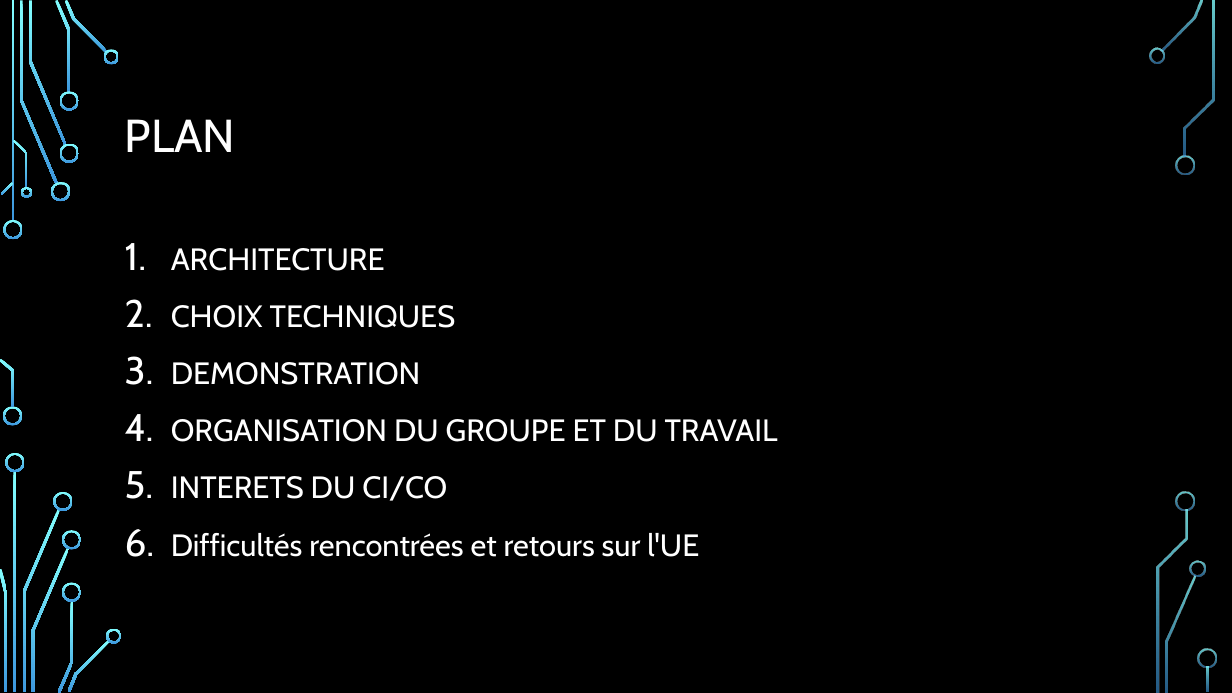
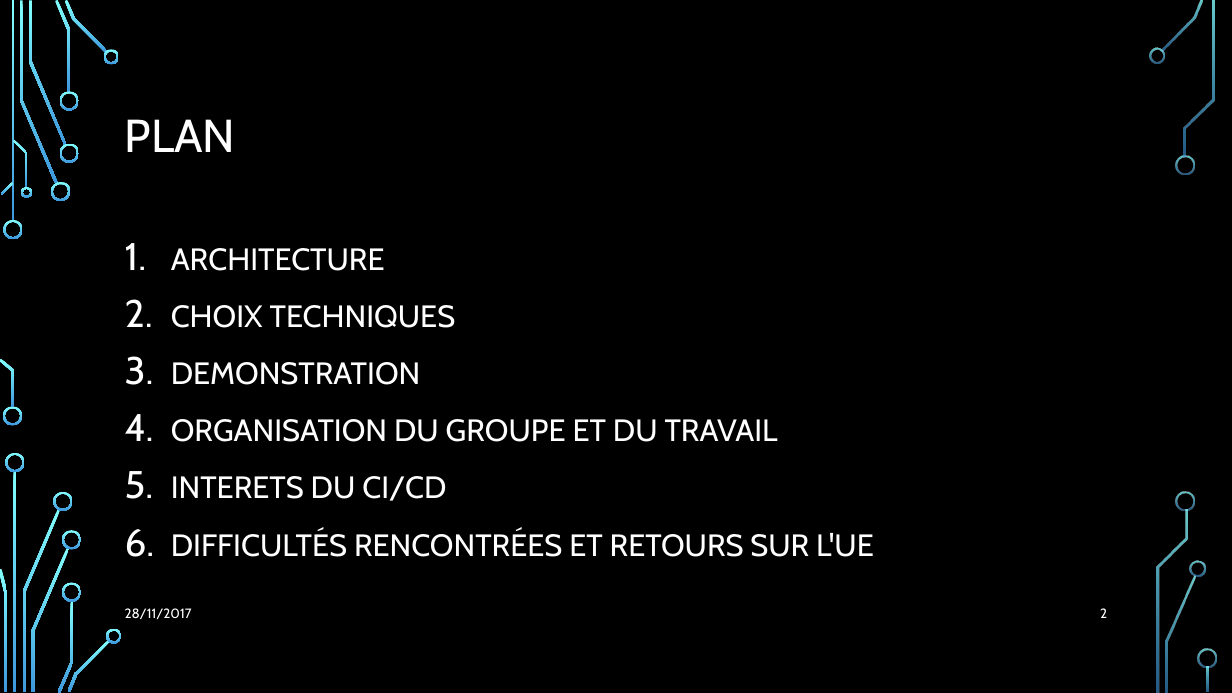
Before and after one commit to Julienbtn/cloud-project-equipe-7, a slide deck: slide 2 of Presentation Cloud.pptx. Drawn at 1232x693 pixels with LibreOffice and Linux fonts; fonts in the diff are those of the drawing; background and template pictures are left out. Boxes give left, top, right and bottom in pixels: in the first picture for what was removed or moved away, otherwise in the second. Text is boxed around its words. In the diff, an @@ line names an element or a change of style, - is before the commit and + after.

```diff
--- a/Presentation Cloud.pptx
+++ b/Presentation Cloud.pptx
@@ text at (x1=171, y1=476, x2=874, y2=557): text changed @@
-5. INTERETS DU CI/CO
-6. Difficultés rencontrées et retours sur l'UE
+5. INTERETS DU CI/CD
+6. DIFFICULTÉS RENCONTRÉES ET RETOURS SUR L'UE
@@ text added at (x1=125, y1=608, x2=192, y2=619), 10.5 pt, text #FFFFFF @@
+28/11/2017
@@ page number added at (x1=1100, y1=608, x2=1107, y2=618), 10.5 pt, text #FFFFFF @@
+2
```
Also in this commit, not shown: 3 other slides changed, 9 slides added, 4 slides removed.
